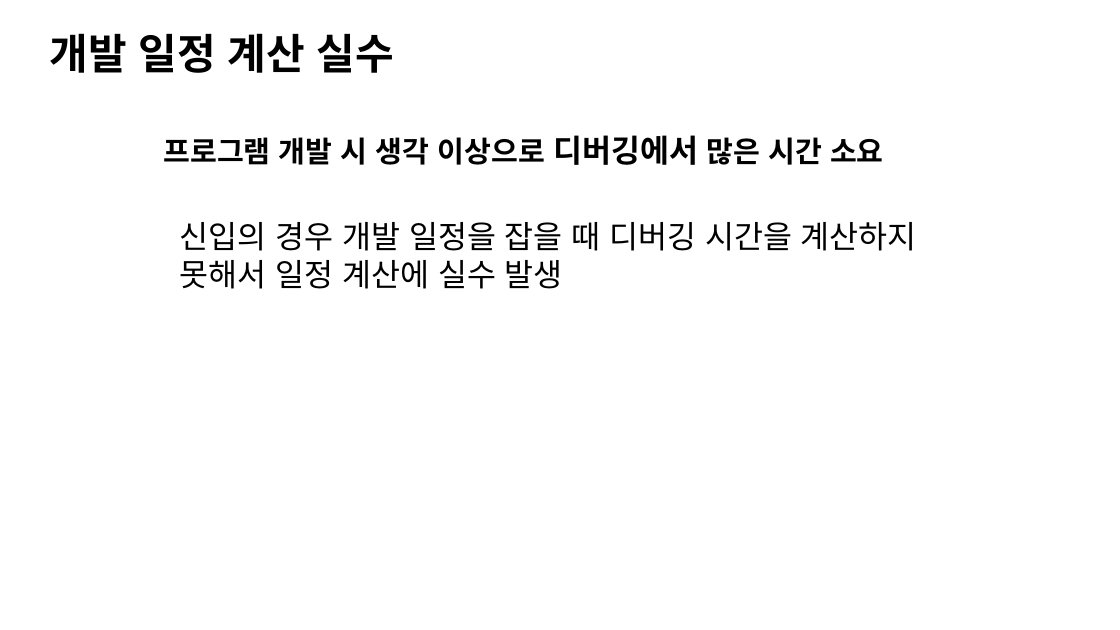
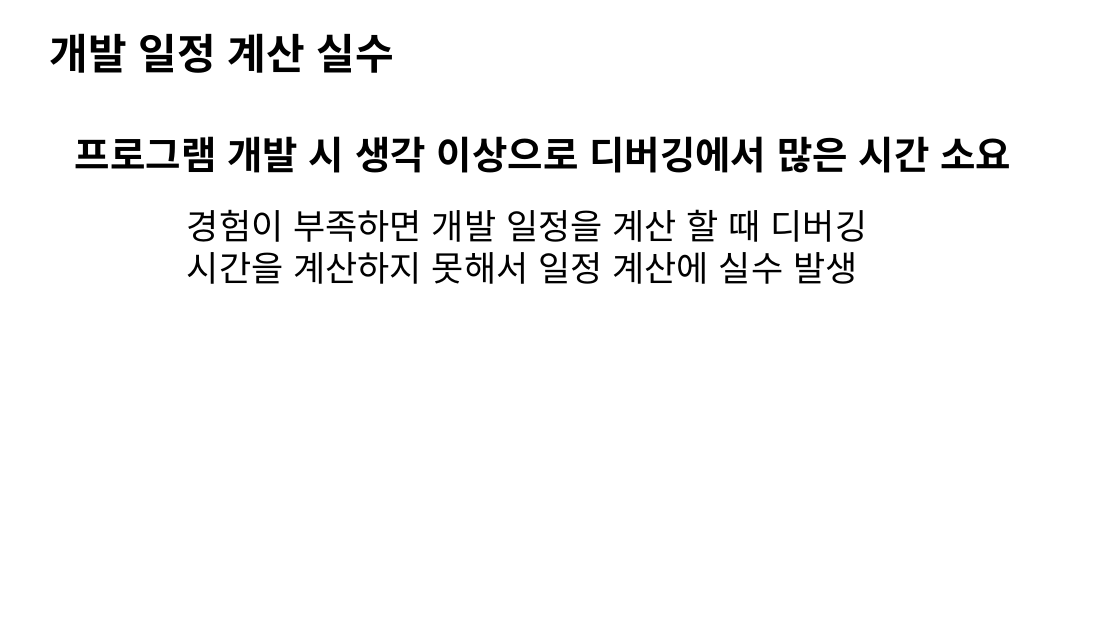
Before and after one commit to jacking75/conf_cpp_korea_2018-08, a slide deck: slide 7 of [C++ Korea 4th Seminar]Visual Cpp에서 유닛 테스트 하기.pptx (slide 4 before the commit). Drawn at 1120x630 pixels with LibreOffice and Linux fonts; fonts in the diff are those of the drawing. Boxes give left, top, right and bottom in pixels: in the first picture for what was removed or moved away, otherwise in the second. Text is boxed around its words. In the diff, an @@ line names an element or a change of style, - is before the commit and + after.

```diff
--- a/[C++ Korea 4th Seminar]Visual Cpp에서 유닛 테스트 하기.pptx
+++ b/[C++ Korea 4th Seminar]Visual Cpp에서 유닛 테스트 하기.pptx
@@ text "프로그램 개발 시 생각 이상으로 ...": place and size @@
-text "프로그램 개발 시 생각 이상으로 ..." at bbox=[163, 135, 884, 165]
+text "프로그램 개발 시 생각 이상으로 ..." at bbox=[75, 136, 1011, 173]
@@ text "프로그램 개발 시 생각 이상으로 ..." at bbox=[75, 136, 1011, 173]: size 50 to 66 pt in "프로그램 개발 시 생각 이상으로 많은 시간 ..."; size 54 to 66 pt in "디버깅에서" @@
@@ text at bbox=[187, 209, 868, 284]: text changed; size 54 to 60 pt @@
-신입의 경우 개발 일정을 잡을 때 디버깅 시간을 계산하지 못해서 일정 계산에 실수 발생
+경험이 부족하면 개발 일정을 계산 할 때 디버깅 시간을 계산하지 못해서 일정 계산에 실수 발생
```
Also in this commit, not shown: 15 other slides changed, 13 slides added, 7 slides removed.
